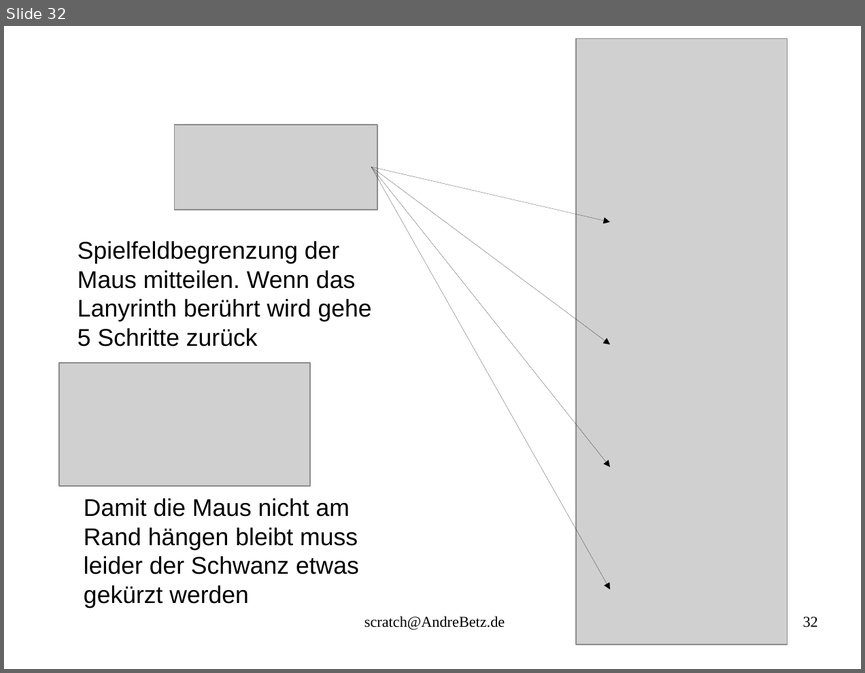
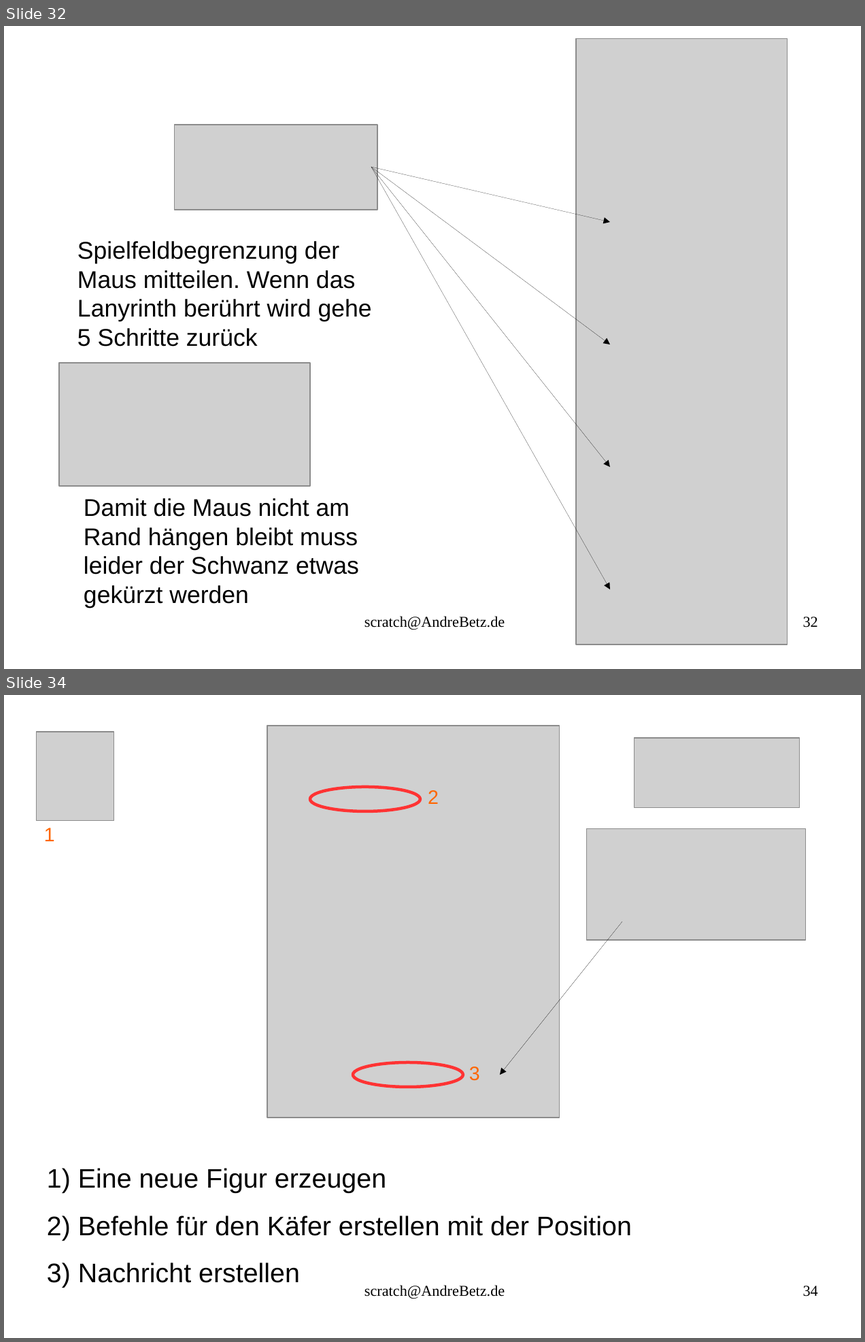
Before and after one commit to sky4walk/documents, a slide deck: ProgrammierkursScratchSpiel.odp. Shown one above the other, each under a label of ours: slide 32 before the commit, slides 32 and 34 after it; the slides between them are not shown. The pictures are 865x673 and 865x1342 pixels, drawn with LibreOffice and Linux fonts; fonts in the diff are those of the drawing; grey boxes stand for pictures. Boxes give left, top, right and bottom in pixels: in the first picture for what was removed or moved away, otherwise in the second. Text is boxed around its words. In the diff, an @@ line names an element or a change of style, - is before the commit and + after.

```diff
--- a/ProgrammierkursScratchSpiel.odp
+++ b/ProgrammierkursScratchSpiel.odp
@@ slide 34 added at (4, 695, 861, 1338), background #FFFFFF @@
@@ picture added at (37, 732, 114, 821) @@
@@ picture added at (268, 726, 560, 1117) @@
@@ picture added at (634, 738, 800, 808) @@
@@ ellipse added at (310, 787, 421, 811), outline #FF3333 2.83 pt @@
@@ text added at (428, 790, 439, 804), 18 pt, text #FF6600 @@
+2
@@ text added at (44, 828, 55, 841), 18 pt, text #FF6600 @@
+1
@@ picture added at (586, 829, 806, 940) @@
@@ arrow added from (622, 921) to (500, 1074), #000000 0 pt @@
@@ ellipse added at (353, 1062, 464, 1086), outline #FF3333 2.83 pt @@
@@ text added at (469, 1066, 480, 1081), 18 pt, text #FF6600 @@
+3
@@ text added at (47, 1168, 632, 1287), 24.8 pt, text #000000 @@
+1) Eine neue Figur erzeugen
+2) Befehle für den Käfer erstellen mit der Position
+3) Nachricht erstellen
@@ text added at (364, 1285, 504, 1299), 14 pt, text #000000 @@
+scratch@AndreBetz.de
@@ page number added at (803, 1285, 818, 1296), 14 pt, text #000000 @@
+34
```
Also in this commit, not shown: 3 slides changed, 6 other slides added, 2 other files.
